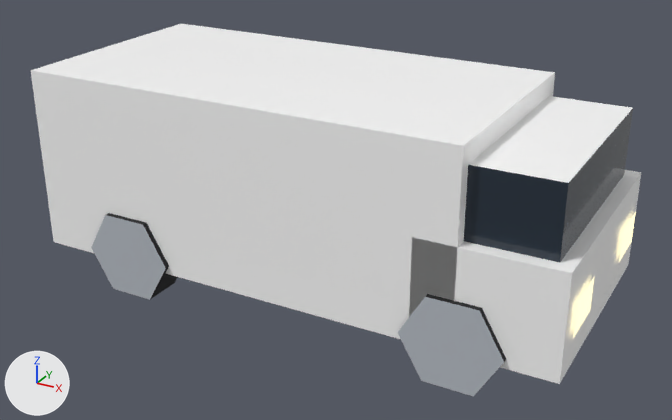
What one commit did to the glTF model public/models/props/van_cargo.glb.
Camera for both pictures: a camera (50 mm lens) standing at (0.33, -0.569, 0.35) and looking at (0.021, -0.008, 0.07). Arrows for +X, +Y and +Z are at lower left; the lights stay in place. The picture after the commit comes second. Vertices at exactly the same position are counted once.

In view in the first picture: 'van_cargo'.
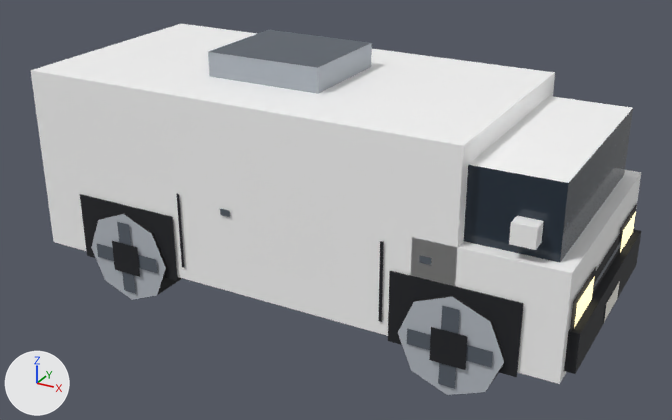
Boxes [x1, y1, x2, y2] around the edits, measured in the pictures (672 x 420 px):
'van_cargo', reshaped: before [31, 24, 641, 396]; after [31, 24, 641, 395]
part 1 of me_van_cargo, added: after [509, 216, 544, 250]
part 2 of me_van_cargo, added: after [564, 229, 641, 374]
part 3 of me_van_cargo, added: after [208, 30, 372, 94]
part 4 of me_van_cargo, built on: before [91, 213, 506, 396]; after [80, 194, 637, 395]

What changed in the scene script:
```text
Add mat_metal_dark:
    mat_metal_dark = bpy.data.materials.new('metal_dark')
    # nodes: BsdfPrincipled, Mix, OutputMaterial, VertexColor
    # colours: greyish blue #59616b, mixed with the vertex colours
Add mat_metal:
    mat_metal = bpy.data.materials.new('metal')
    # nodes: BsdfPrincipled, Mix, OutputMaterial, VertexColor
    # colours: grey #a9b0b8, mixed with the vertex colours
Add mat_white:
    mat_white = bpy.data.materials.new('white')
    # nodes: BsdfPrincipled, Mix, OutputMaterial, VertexColor
    # colours: white #f1eee6, mixed with the vertex colours
Add mat_black:
    mat_black = bpy.data.materials.new('black')
    # nodes: BsdfPrincipled, Mix, OutputMaterial, VertexColor
    # colours: black #1b1d22, mixed with the vertex colours
Change me_van_cargo:
    remove me_van_cargo.from_pydata(...)  # 96 vertices, 134 faces; spans x -0.192..0.222, y -0.094..0.094, z 0.005..0.169
    add me_van_cargo.from_pydata(...)  # 288 vertices, 284 faces; spans x -0.198..0.228, y -0.096..0.096, z 0.0..0.187
    me_van_cargo part 1: the loose piece of 8 vertices spanning x 0.13..0.21, y -0.08..0.08, z 0.104..0.154 is copied, and the copy is scaled about its middle by (0.2, 0.075, 0.28), then moved by (0.02, -0.085, -0.008), in mat_car_body; it spans x 0.182..0.198, y -0.091..-0.079, z 0.114..0.128
    me_van_cargo part 2: the loose piece of 8 vertices spanning x 0.12..0.22, y -0.09..0.09, z 0.029..0.104 is copied, and the copy is scaled about its middle by (0.14, 0.917, 0.373), then moved by (0.05, 0.0, -0.019), in mat_black; it spans x 0.213..0.227, y -0.083..0.083, z 0.034..0.062
    me_van_cargo part 3: the loose piece of 8 vertices spanning x -0.19..0.15, y -0.09..0.09, z 0.029..0.169 is copied, and the copy is scaled about its middle by (0.265, 0.444, 0.129), then moved by (0.0, 0.0, 0.079); it spans x -0.065..0.025, y -0.04..0.04, z 0.169..0.187
    me_van_cargo part 4
    32 faces are deleted
    8 vertices in x -0.092..0.168, y -0.094..0.094, z 0.067 move by (0.007, 0.0, -0.006)
    8 vertices in x -0.128..0.132, y -0.094..0.094, z 0.067 move by (-0.007, 0.0, -0.006)
    8 vertices in x -0.128..0.132, y -0.094..0.094, z 0.005 move by (-0.007, 0.0, 0.006)
    8 vertices in x -0.092..0.168, y -0.094..0.094, z 0.005 move by (0.007, 0.0, 0.006)
    80 vertices are added at x -0.198..0.228, y -0.096..0.096, z 0.007..0.126
    8 new vertices lie (-0.025, 0.0, 0.011) away from vertices in x -0.092..0.168, y -0.094..0.094, z 0.067
    8 new vertices lie (0.025, 0.0, -0.011) away from vertices in x -0.128..0.132, y -0.094..0.094, z 0.005
    16 new vertices lie (0.0, 0.0, 0.058) away from vertices in x -0.116..0.156, y -0.095..0.095, z 0.007..0.039
    8 new vertices lie (0.088, 0.0, 0.0) away from vertices in x -0.154..0.106, y -0.091..0.091, z 0.026..0.078
    8 new vertices lie (0.058, 0.0, 0.0) away from vertices in x -0.139..0.121, y -0.095..0.095, z 0.03..0.042
    8 new vertices lie (0.024, 0.0, 0.0) away from vertices in x -0.122..0.138, y -0.096..0.096, z 0.024..0.048
    8 new vertices lie (0.008, 0.0, 0.0) away from vertices in x -0.024..0.126, y -0.091..0.091, z 0.088..0.093
    8 new vertices lie (0.0, 0.052, 0.0) away from vertices in x -0.191..0.221, y -0.084..0.032, z 0.05..0.083
    4 new faces join them, mat_car_glass
    34 new faces join them, mat_black
    26 new faces join them, mat_metal_dark
    4 new faces join them, mat_white
    32 new faces join them, mat_tire
    32 new faces join them, mat_rim
    other edits to the shape of me_van_cargo do not show in these pictures
    add me_van_cargo.materials.append(mat_black)
    add me_van_cargo.materials.append(mat_metal_dark)
    add me_van_cargo.materials.append(mat_white)
    add me_van_cargo.materials.append(mat_metal)
```
